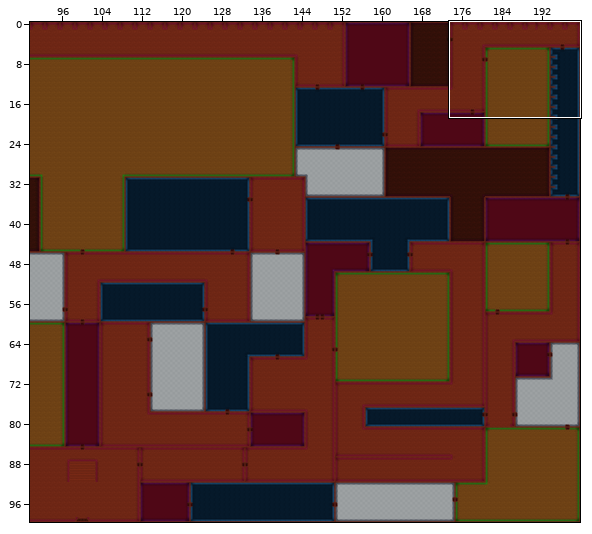
Tiled map: Assets/Tiled/1F-M.tmx. Above: a wide view before the commit, with the close-up outlined.
Close-up. Before the edit:
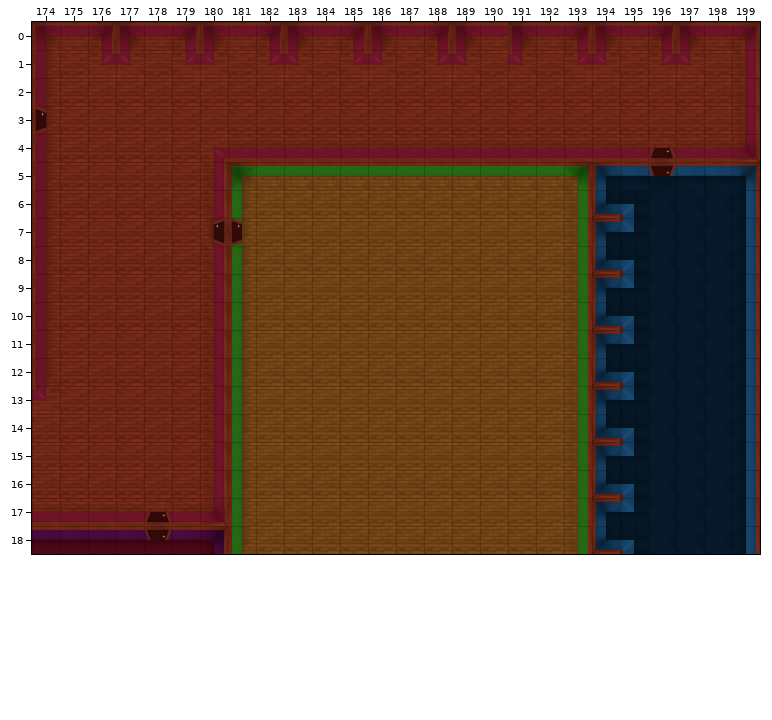
Cells are 128x128 px. Shown: x 174..199, y 0..18. The commit also changed other parts of the map, which this record leaves out.
The result:
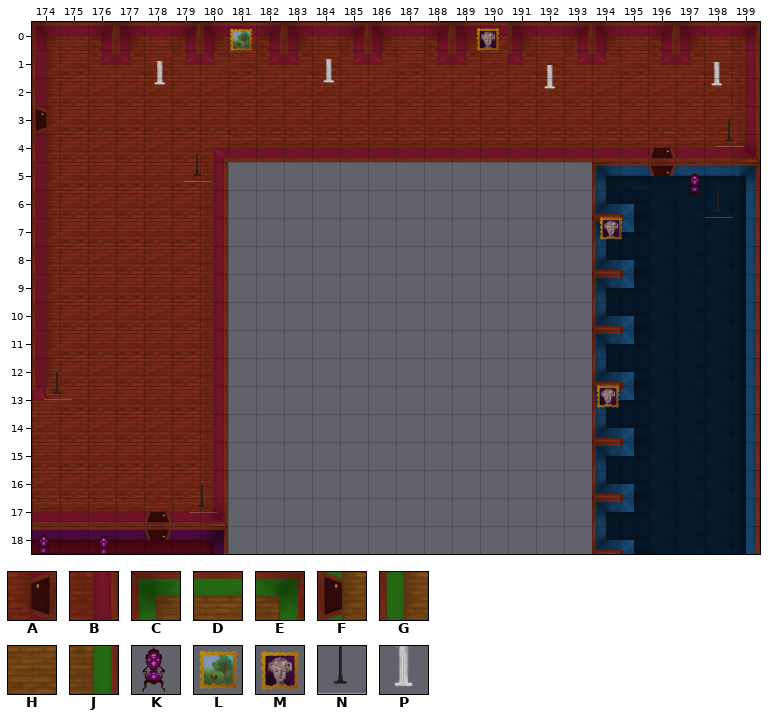
Key: from "Mansion": A 8 "HallDoorE", B 22 "HallE", C 60 "RecInNW", D 61 "RecN", E 62 "RecInNE", F 66 "RecDoorW", G 80 "RecW", H 81 "RecFloor", J 82 "RecE"; from "Object_Tileset": K 0, L 4, M 5, N 21, P 40.
_ is an empty cell.
Objects are placed by their top-left corner, in cells (3,4 is the top-left corner of cell 3,4); size is 1x1 cell unless given.
The exact change:
Layer "RoomLayout":
y 5: x 181..193 CDDDDDDDDDDDE -> _____________
y 6: x 181..193 GHHHHHHHHHHHJ -> _____________
y 7: x 180..193 AFHHHHHHHHHHHJ -> B_____________
y 8..18: x 181..193 GHHHHHHHHHHHJ -> _____________
Layer "Chairs" (added):
added: K "Chair" at 197.2,5.3
added: K "Chair" at 174,18.2
added: K "Chair" at 176.1,18.3
Layer "Lamps" (added):
added: N "Lamp" at 198.4,3.5
added: N "Lamp" at 179.4,4.7
added: N "Lamp" at 198,6
added: N "Lamp" at 174.4,12.5
added: N "Lamp" at 179.6,16.5
Layer "Busts" (added):
added: P "Bust" at 184.1,1.3
added: P "Bust" at 178.1,1.4
added: P "Bust" at 198,1.4
added: P "Bust" at 192,1.5
Layer "Paintings" (added):
added: M "Painting" at 189.8,0.1
added: L "Painting" at 181,0.2
added: M "Painting" at 194.2,6.9
added: M "Painting" at 194.1,12.8
